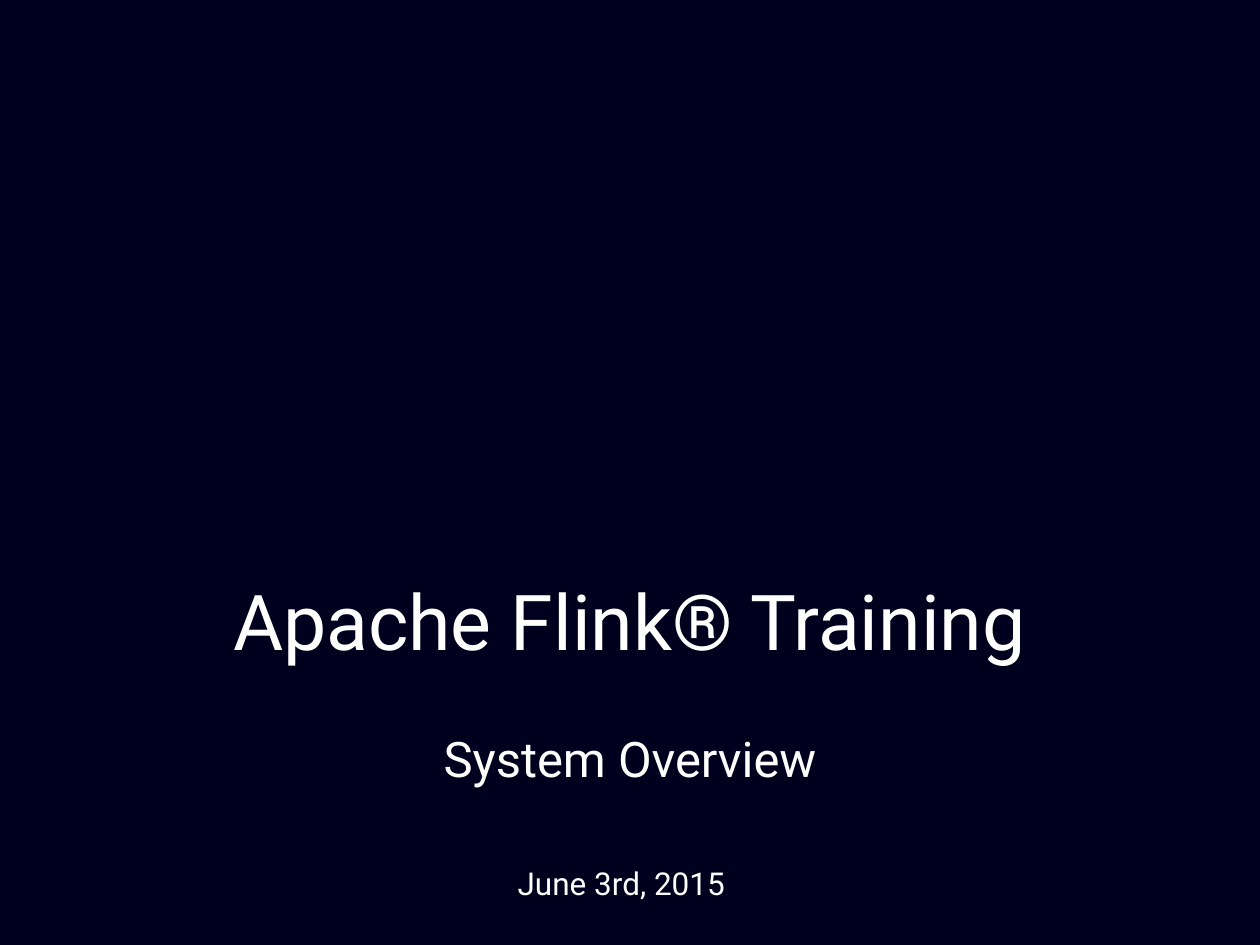
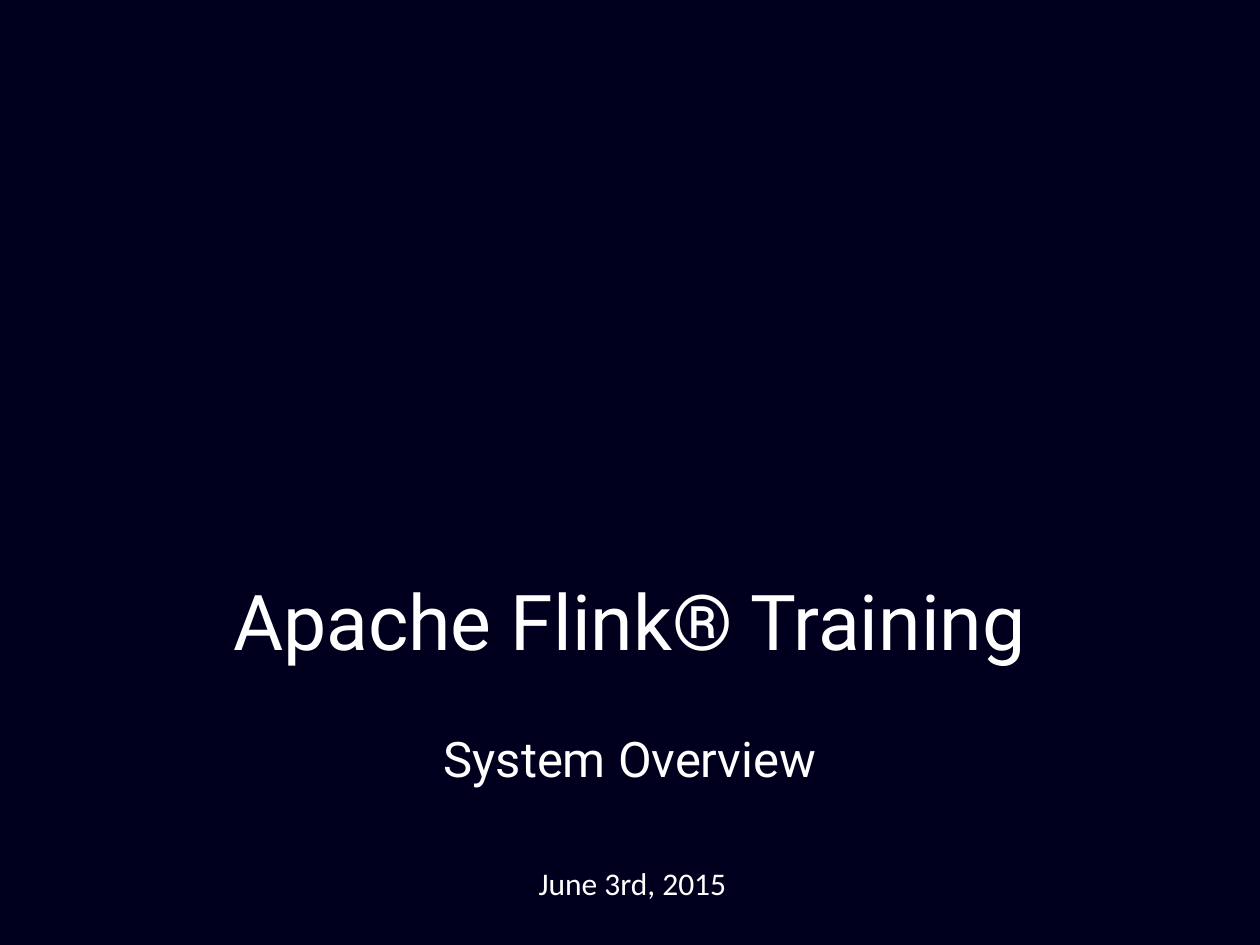
Before and after one commit to dataArtisans/flink-training-web, a slide deck: slide 1 of slides/flink_overview.pptx. Drawn at 1260x945 pixels with LibreOffice and Linux fonts; fonts in the diff are those of the drawing; background and template pictures are left out. Boxes give left, top, right and bottom in pixels: in the first picture for what was removed or moved away, otherwise in the second. Text is boxed around its words. In the diff, an @@ line names an element or a change of style, - is before the commit and + after.

```diff
--- a/slides/flink_overview.pptx
+++ b/slides/flink_overview.pptx
@@ text "June 3rd, 2015": place and size @@
-text "June 3rd, 2015" at (518,871,725,899)
+text "June 3rd, 2015" at (539,873,726,899)
@@ text "June 3rd, 2015" at (539,873,726,899): font Roboto to Calibri @@
```
Also in this commit, not shown: 3 other slides changed, 1 slide added, 2 slides removed, 1 other file.
